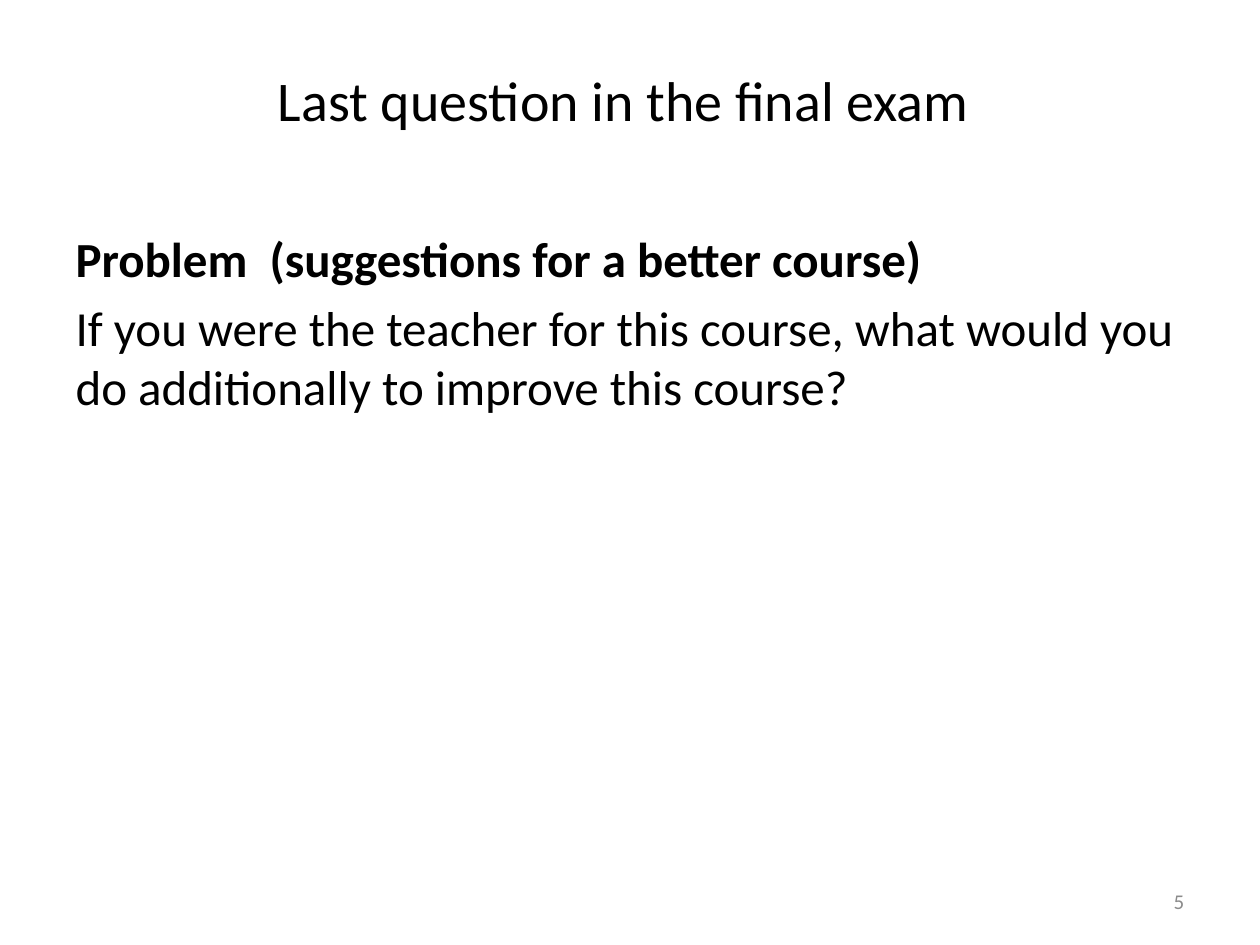
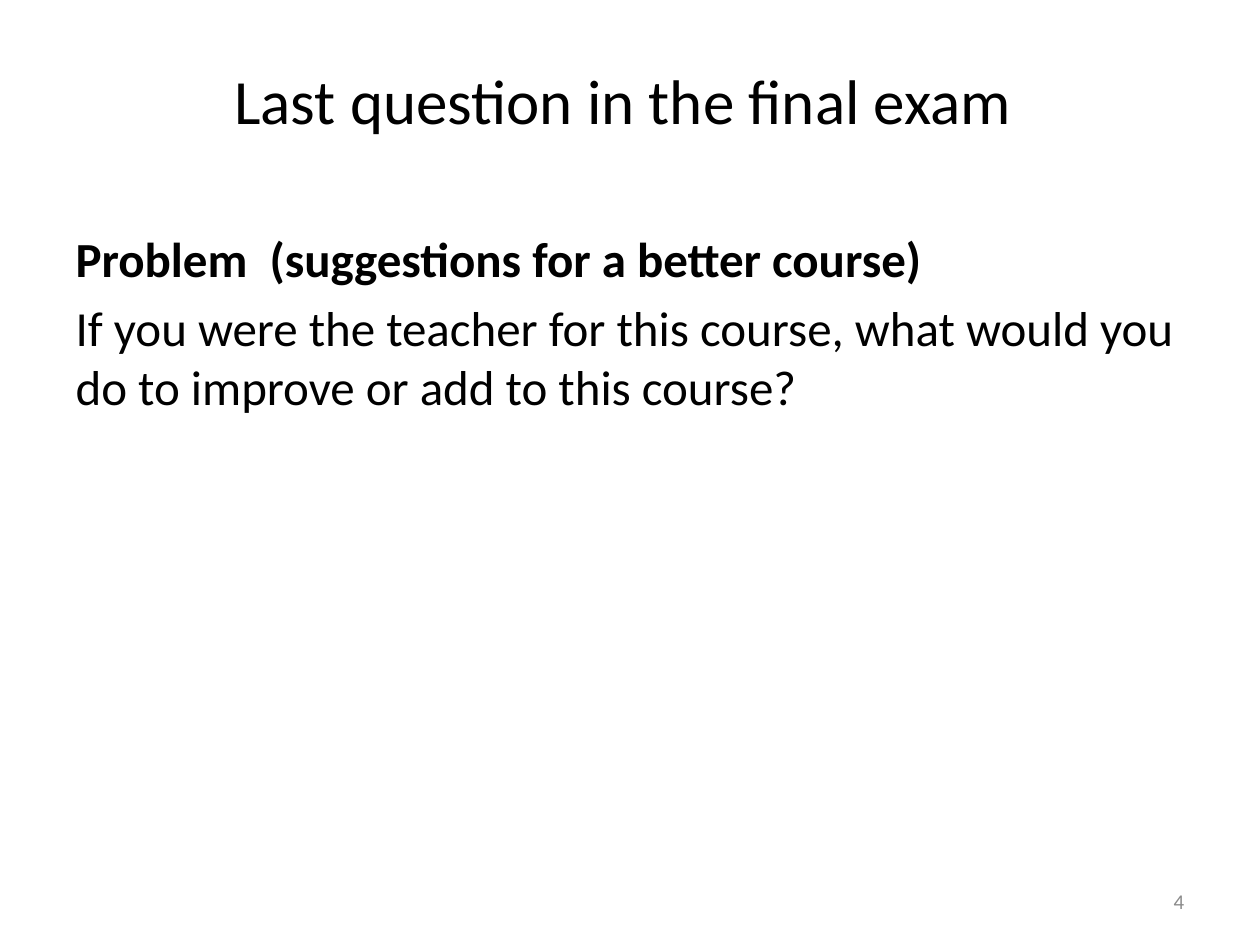
Before and after one commit to liu3zhenlab/teaching, a slide deck: slide 4 of PLPTH813Bioinformatis/2023/lectures/lecture18_closing.pptx (slide 5 before the commit). Drawn at 1260x945 pixels with LibreOffice and Linux fonts; fonts in the diff are those of the drawing. Boxes give left, top, right and bottom in pixels: in the first picture for what was removed or moved away, otherwise in the second. Text is boxed around its words. In the diff, an @@ line names an element or a change of style, - is before the commit and + after.

```diff
--- a/PLPTH813Bioinformatis/2023/lectures/lecture18_closing.pptx
+++ b/PLPTH813Bioinformatis/2023/lectures/lecture18_closing.pptx
@@ title "Last question in the final ..." at (234,80,1011,134): size 32 to 36 pt @@
@@ text at (76,312,1173,413): text changed @@
-If you were the teacher for this course, what would you do additionally to improve this course?
+If you were the teacher for this course, what would you do to improve or add to this course?
@@ page number at (1174,895,1185,909): text changed @@
-5
+4
```
Also in this commit, not shown: 2 other slides changed, 1 slide removed, 2 other files.
